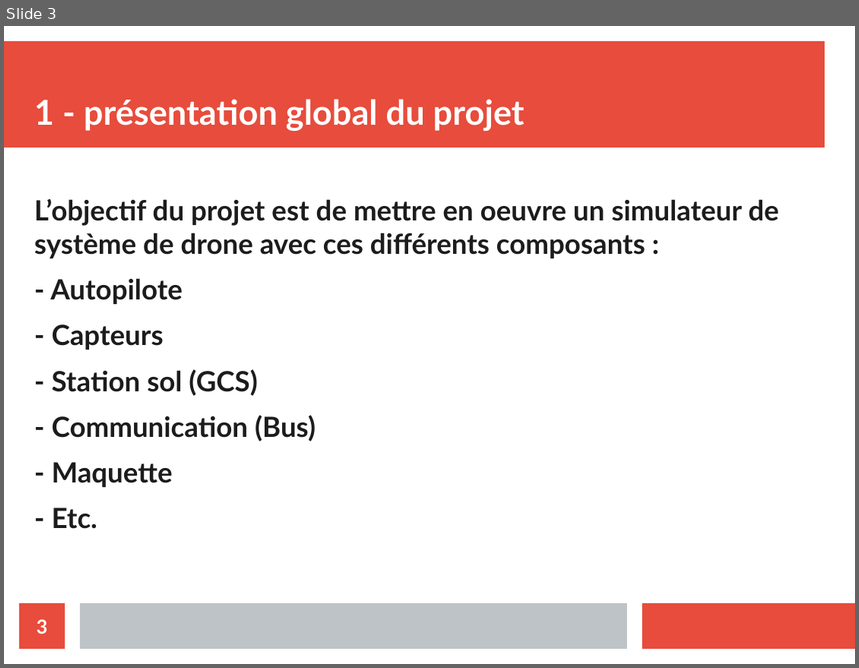
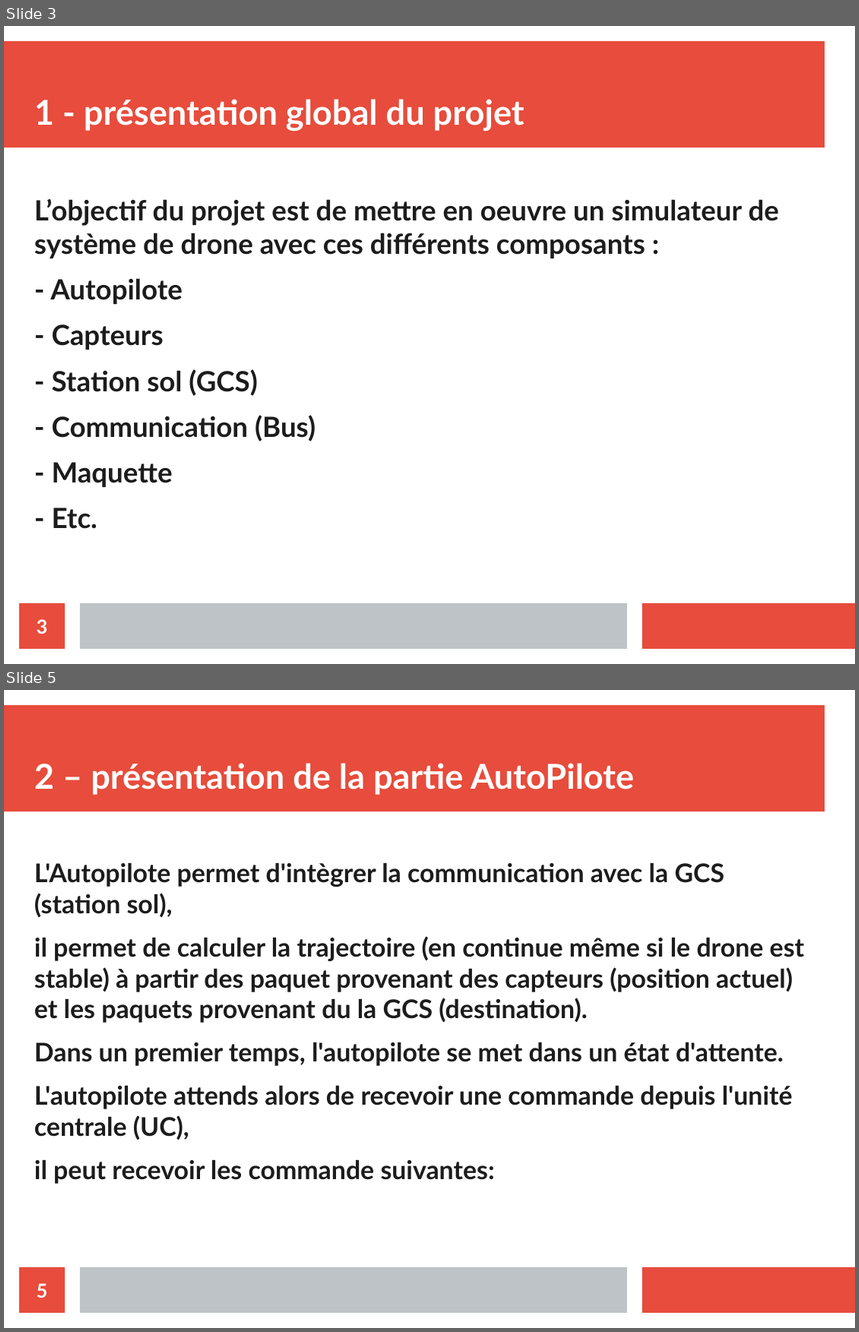
Before and after one commit to athmanmekh/AuttoPIlote-X-OPEN-PILOT, a slide deck: presentation/diapoPresentation.odp. Shown one above the other, each under a label of ours: slide 3 before the commit, slides 3 and 5 after it; the slides between them are not shown. The pictures are 859x668 and 859x1332 pixels, drawn with LibreOffice and Linux fonts; fonts in the diff are those of the drawing. Boxes give left, top, right and bottom in pixels: in the first picture for what was removed or moved away, otherwise in the second. Text is boxed around its words. In the diff, an @@ line names an element or a change of style, - is before the commit and + after.

```diff
--- a/presentation/diapoPresentation.odp
+++ b/presentation/diapoPresentation.odp
@@ slide 5 added at [4, 690, 855, 1328], background #FFFFFF; not listed: 3 template elements that a slide beside it also shows @@
@@ title added at [34, 763, 634, 795], 32 pt, text #FFFFFF, bold @@
+2 – présentation de la partie AutoPilote
@@ text added at [34, 863, 805, 1184], 24.1 pt, text #1C1C1C, bold @@
+L'Autopilote permet d'intègrer la communication avec la GCS (station sol),
+il permet de calculer la trajectoire (en continue même si le drone est stable) à partir des paquet provenant des capteurs (position actuel) et les paquets provenant du la GCS (destination).
+Dans un premier temps, l'autopilote se met dans un état d'attente.
+L'autopilote attends alors de recevoir une commande depuis l'unité centrale (UC),
+il peut recevoir les commande suivantes:
@@ page number added at [19, 1268, 65, 1313], fill #E74C3C, 18 pt, text #FFFFFF, bold @@
+5
```
Also in this commit, not shown: 1 slide changed, 5 other slides added, 1 slide removed, 4 other files.
